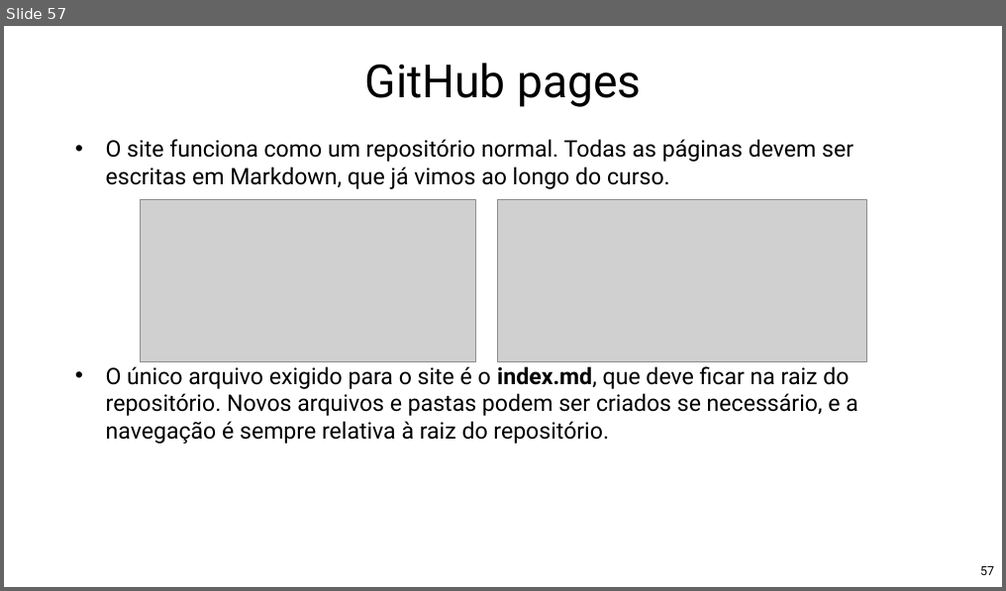
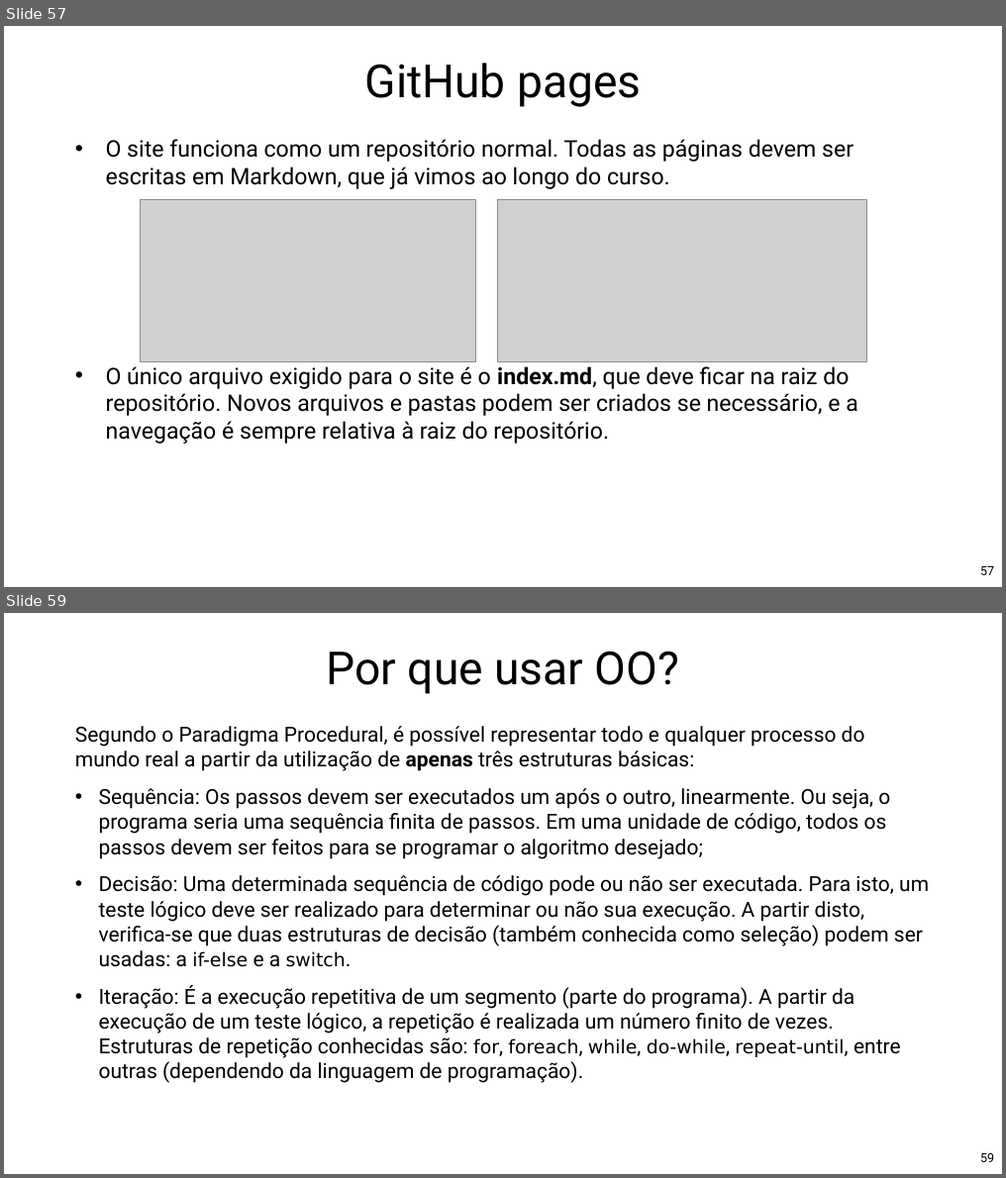
Before and after one commit to Pedrorocha13/2021.1-progoo, a slide deck: materiais/slides.pptx. Shown one above the other, each under a label of ours: slide 57 before the commit, slides 57 and 59 after it; the slides between them are not shown. The pictures are 1006x591 and 1006x1178 pixels, drawn with LibreOffice and Linux fonts; fonts in the diff are those of the drawing; grey boxes stand for pictures; background and template pictures are left out. Boxes give left, top, right and bottom in pixels: in the first picture for what was removed or moved away, otherwise in the second. Text is boxed around its words. In the diff, an @@ line names an element or a change of style, - is before the commit and + after.

```diff
--- a/materiais/slides.pptx
+++ b/materiais/slides.pptx
@@ slide 59 added at (x1=4, y1=613, x2=1002, y2=1174), background picture (left out) @@
@@ title added at (x1=327, y1=651, x2=679, y2=694), 88 pt, text #000000 @@
+Por que usar OO?
@@ text added at (x1=75, y1=726, x2=929, y2=1083), 40 pt, text #000000 @@
+Segundo o Paradigma Procedural, é possível representar todo e qualquer processo do mundo real a partir da utilização de apenas três estruturas básicas:
+• Sequência: Os passos devem ser executados um após o outro, linearmente. Ou seja, o programa seria uma sequência finita de passos. Em uma unidade de código, todos os passos devem ser feitos para se programar o algoritmo desejado;
+• Decisão: Uma determinada sequência de código pode ou não ser executada. Para isto, um teste lógico deve ser realizado para determinar ou não sua execução. A partir disto, verifica-se que duas estruturas de decisão (também conhecida como seleção) podem ser usadas: a if-else e a switch.
+• Iteração: É a execução repetitiva de um segmento (parte do programa). A partir da execução de um teste lógico, a repetição é realizada um número finito de vezes. Estruturas de repetição conhecidas são: for, foreach, while, do-while, repeat-until, entre outras (dependendo da linguagem de programação).
@@ page number added at (x1=980, y1=1154, x2=994, y2=1162), 24 pt, text #000000 @@
+59
```
Also in this commit, not shown: 1 slide changed, 15 other slides added.
